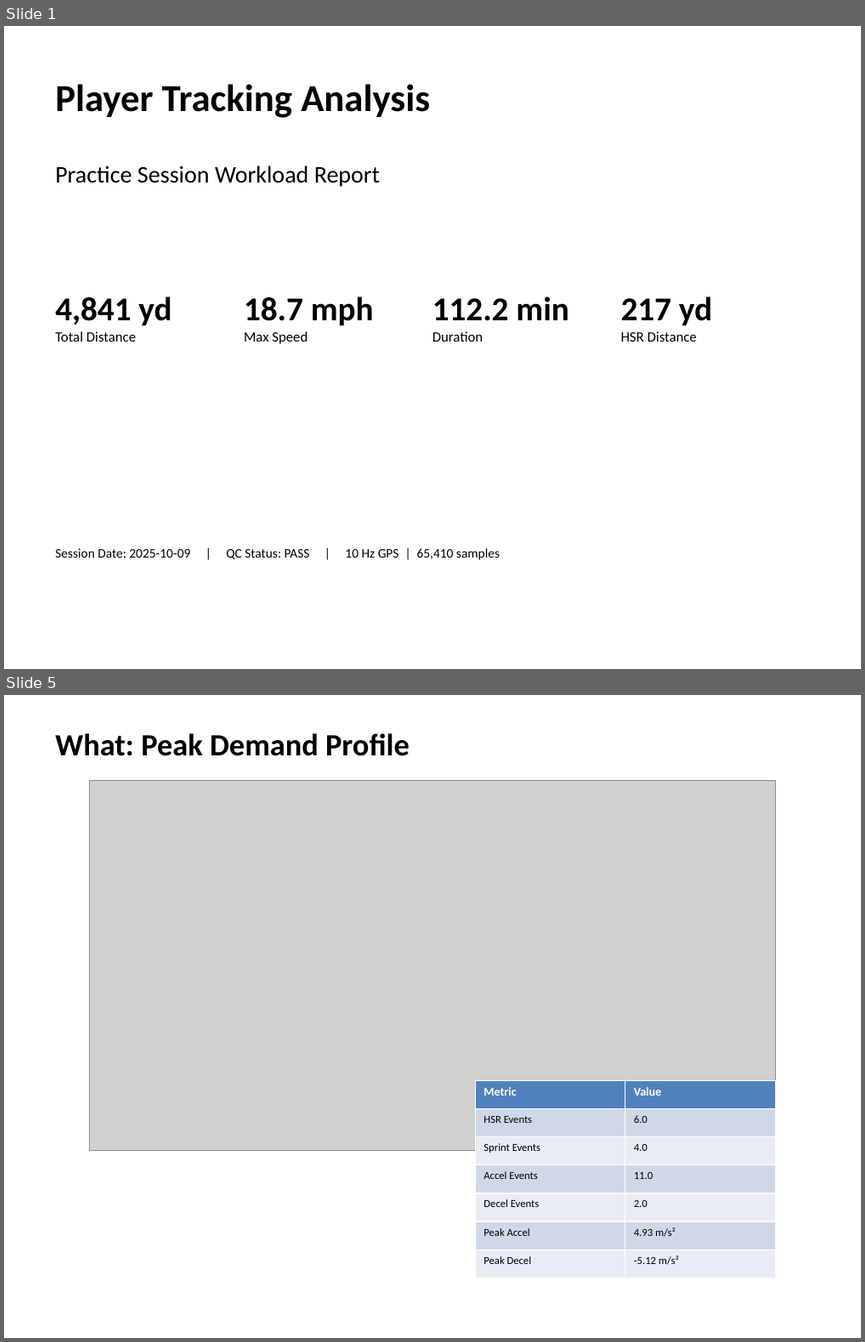
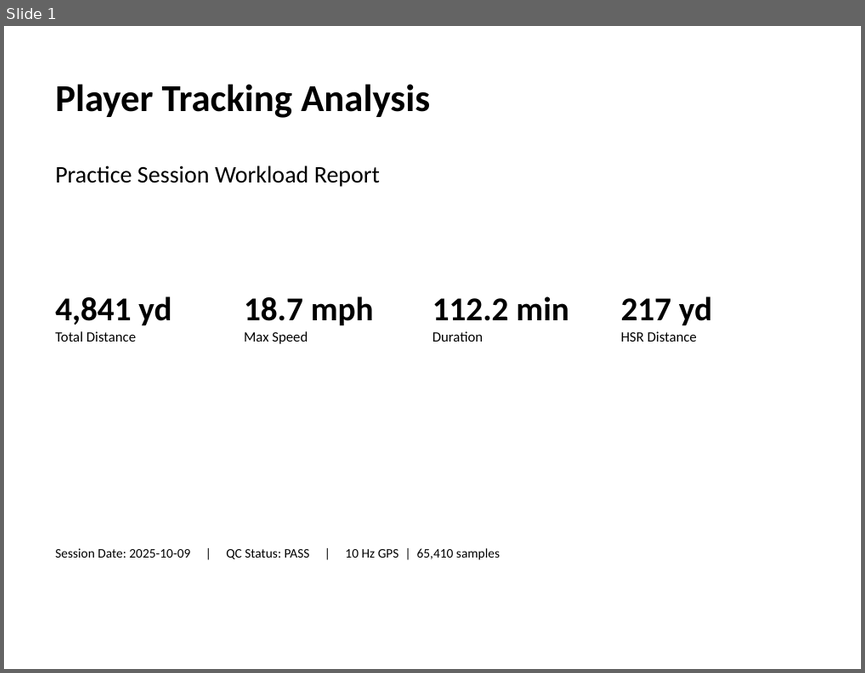
Before and after one commit to ghadfield32/browns_performance_science_fellowship, a slide deck: docs/deliverables/final/tracking_analysis_deliverable.pptx. Shown one above the other, each under a label of ours: slides 1 and 5 before the commit, slide 1 after it; the slides between them are not shown. The pictures are 865x1342 and 865x673 pixels, drawn with LibreOffice and Linux fonts; fonts in the diff are those of the drawing; grey boxes stand for pictures. Boxes give left, top, right and bottom in pixels: in the first picture for what was removed or moved away, otherwise in the second. Text is boxed around its words. In the diff, an @@ line names an element or a change of style, - is before the commit and + after.

```diff
--- a/docs/deliverables/final/tracking_analysis_deliverable.pptx
+++ b/docs/deliverables/final/tracking_analysis_deliverable.pptx
@@ slide 5 removed at (4, 695, 861, 1338), background #FFFFFF @@
@@ text removed at (55, 733, 409, 756) @@
-What: Peak Demand Profile
@@ picture removed at (90, 781, 775, 1150) @@
@@ table removed at (475, 1081, 775, 1277), 7 rows, 2 columns @@
-Metric | Value
-HSR Events | 6.0
-Sprint Events | 4.0
-Accel Events | 11.0
-Decel Events | 2.0
-Peak Accel | 4.93 m/s²
-Peak Decel | -5.12 m/s²
```
Also in this commit, not shown: 3 slides changed, 3 slides added, 2 other slides removed, 3 other files.
